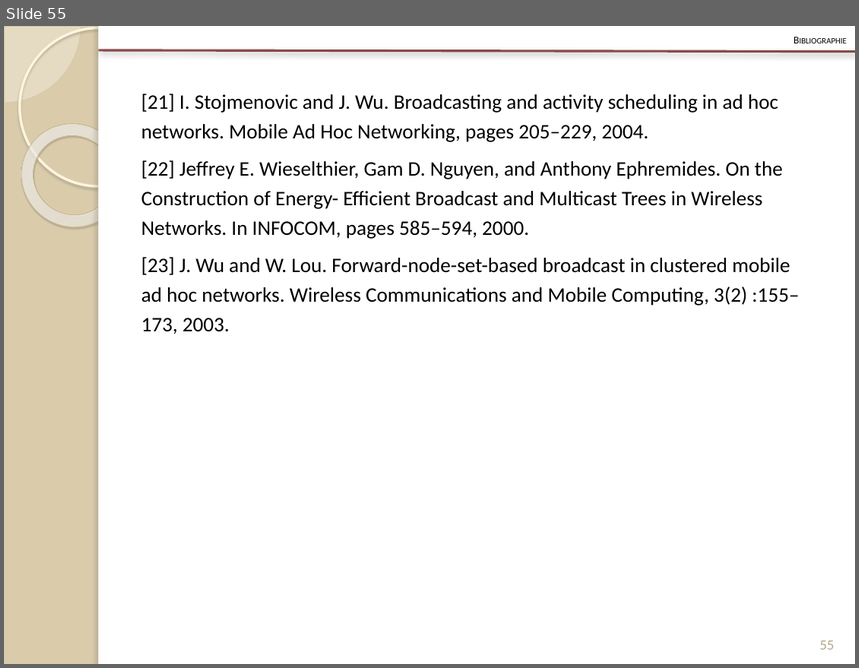
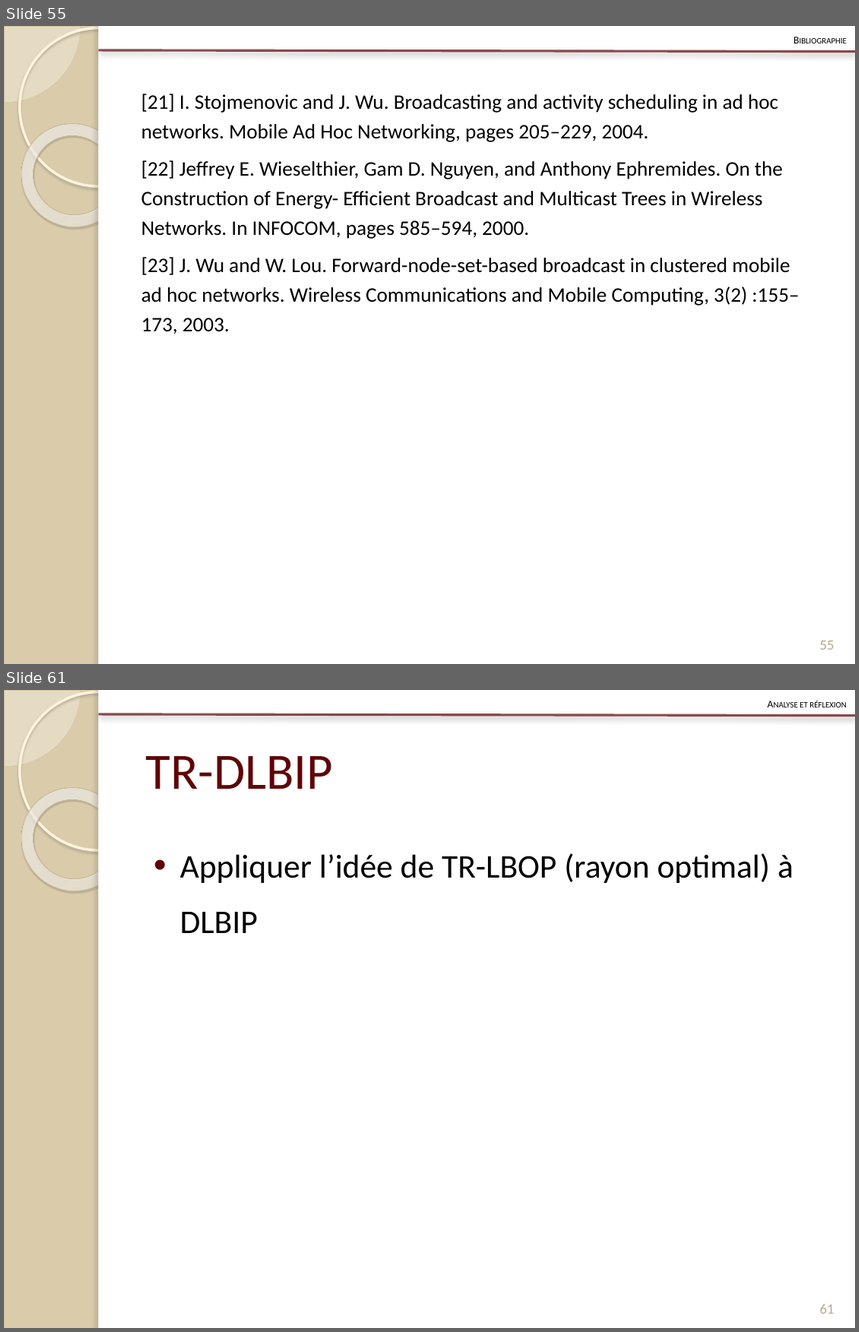
Before and after one commit to Patre/Energy-saving-in-sensors--networks, a slide deck: Redaction/Presentation/pres.pptx. Shown one above the other, each under a label of ours: slide 55 before the commit, slides 55 and 61 after it; the slides between them are not shown. The pictures are 859x668 and 859x1332 pixels, drawn with LibreOffice and Linux fonts; fonts in the diff are those of the drawing. Boxes give left, top, right and bottom in pixels: in the first picture for what was removed or moved away, otherwise in the second. Text is boxed around its words. In the diff, an @@ line names an element or a change of style, - is before the commit and + after.

```diff
--- a/Redaction/Presentation/pres.pptx
+++ b/Redaction/Presentation/pres.pptx
@@ slide 61 added at <box>4,690,855,1328</box>, background #DACCAB; not listed: 6 template elements that a slide beside it also shows @@
@@ text added at <box>800,701,847,707</box>, 8.8 pt, text #000000, small capitals @@
+Analyse et réflexion
@@ title added at <box>146,756,333,789</box>, 43 pt, text #5F0406 @@
+TR-DLBIP
@@ text added at <box>180,853,794,933</box>, 28 pt, text #000000 @@
+• Appliquer l’idée de TR-LBOP (rayon optimal) à DLBIP
@@ page number added at <box>820,1304,835,1314</box>, 12 pt, text #B6A98A @@
+61
```
Also in this commit, not shown: 9 slides changed, 7 other slides added, 3 other files.
